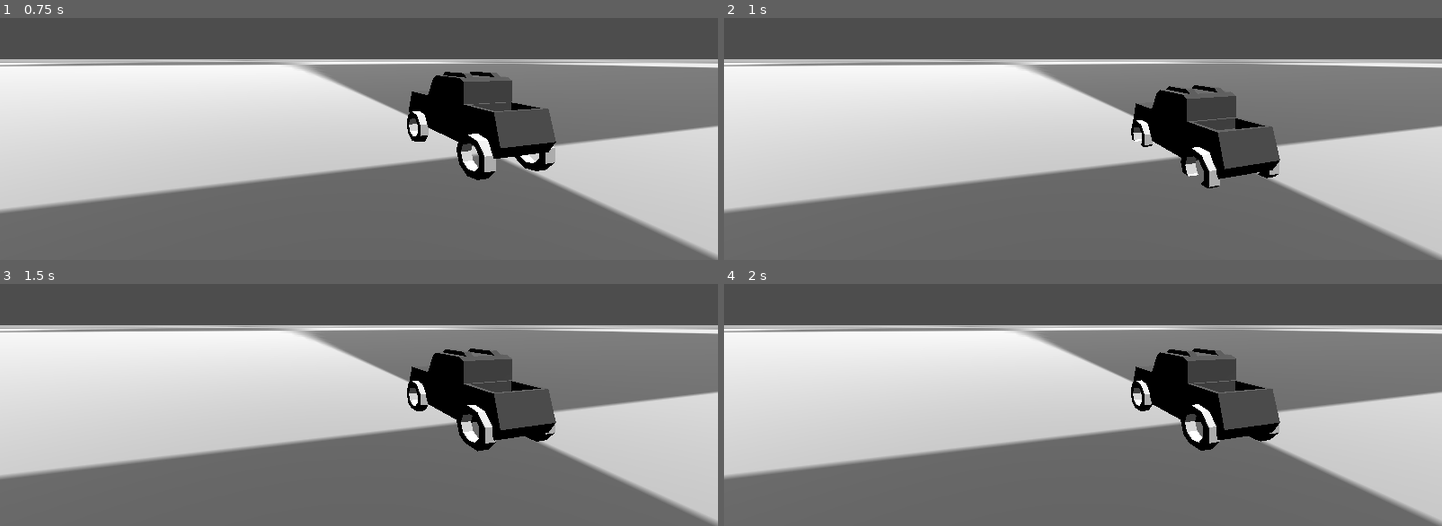
Above: before the commit, frames 1-4 (two rows, left to right).
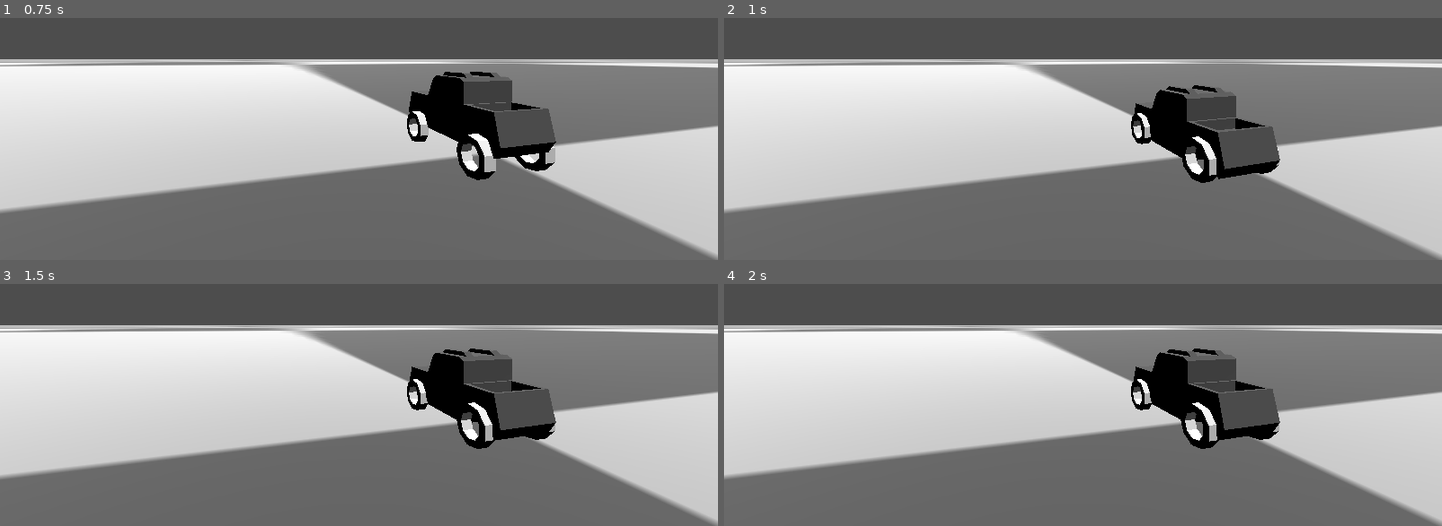
Above: after the commit, the same moments.

Repository: luankaike-code/jh_conclusao_dev
Game: Godot game, scene res://scenes/worlds/test/test_world.tscn
Same seed, same stepped clock (60 frames per second), same inputs: the game is played once before the commit and once after it.
Inputs:
- Up to frame 1 (0.75 s): no input
- Up to frame 2 (1 s): no input
- Up to frame 3 (1.5 s): no input
- Up to frame 4 (2 s): no input

Frame 1 is identical in both runs. In frame 2, 0.9% of the frame differs, in the area x 56-78%, y 29-71%; in frame 3, 0.3%; in frame 4, 0.2%.

Commit message:
Fix wheel model position calc

Diff:
--- a/code-tcc-jh/scenes/raycast_car/raycast_wheel/raycast_wheel.gd
+++ b/code-tcc-jh/scenes/raycast_car/raycast_wheel/raycast_wheel.gd
@@ -33,7 +33,7 @@
 	var ray_normal := ray.get_collision_normal()
 	var contact := ray.get_collision_point()
 	var suspension_len := global_position.distance_to(contact)
-	model.position.y = suspension_len
+	model.position.y = -suspension_len + wheel_model_radius
 
 	var offset :=  rest_distance - suspension_len
 	var suspension_force := offset * suspension_strength
